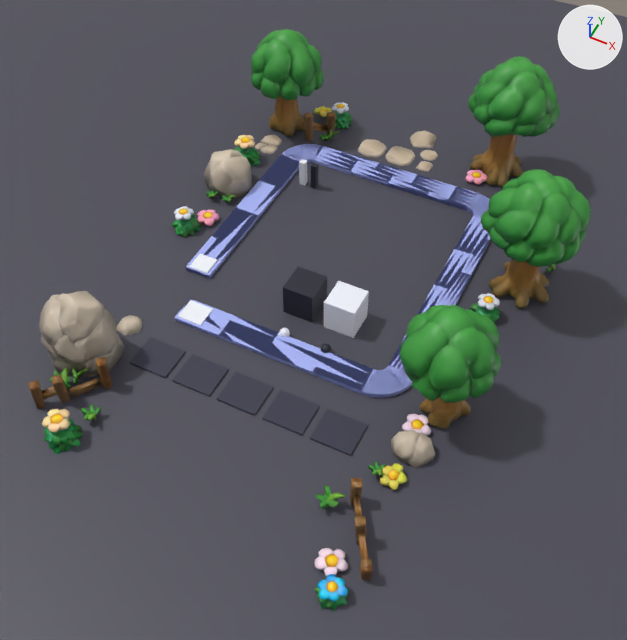
Before and after pictures for a commit that changed the glTF model assets/primitive_scene.glb.
Before and after are seen from a 50 mm camera at (12.3, -23.7, 28.9) aimed at (1.0, -1.1, 0.6). Lighting does not change. The marker at upper right points along +X, +Y and +Z. The first picture is the older version. Where no turn or scale is listed for an object, it has been applied to the vertices.

In view in the first picture: 'Clump_00', 'Clump_01.002', 'Flower_01.001', 'Ground_Plane', 'Pig_Dark_Pig_0_0_Body', 'Pig_Light_Pig_0_0_Body', 'Rail_Main_Instance_0000', 'Rock_00', 'Rock_02', 'Slot_3', 'Slot_4', 'Tree_00', 'Tree_00.001', 'Tree_01', 'Tree_01.001' and 38 more.
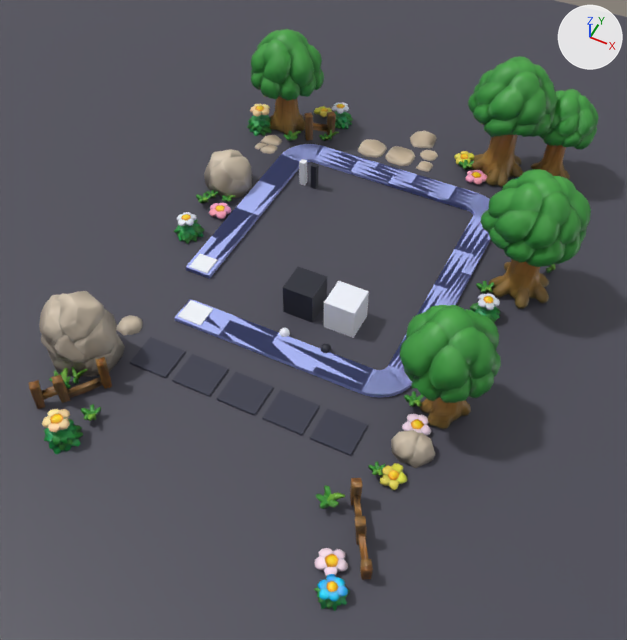
Location of each change, (x1, y1, x2, y2) in pixels of the pictures (627 x 640 px):
'Tree_01.003', added (green)
    after: (531, 89, 598, 180)
'Clump_00', moved, turned
    before: (233, 135, 261, 167)
    after: (247, 104, 272, 136)
'Clump_01.002', moved
    before: (171, 206, 202, 238)
    after: (173, 212, 205, 244)
'Flower_01.001', moved
    before: (197, 209, 219, 226)
    after: (209, 203, 231, 219)
'Grass_02.009', added
    after: (404, 391, 424, 407)
'Flower_02.002', added
    after: (454, 151, 474, 164)
'Grass_02.010', added
    after: (476, 280, 494, 293)
'Grass_02.011', added
    after: (283, 131, 301, 141)
'Grass_02.008', added
    after: (196, 192, 212, 204)
'Grass_02.007', added
    after: (459, 160, 474, 170)

The change in detail:
Object 'Clump_00' (ob_clump_00) moves from (-7.629, 8.105, 0.0) to (-8.325, 10.95, 0.0).
Object 'Clump_00' (ob_clump_00) turns from (0, 0, 0) to (0, 0, -85) degrees about x, y and z.
Object 'Clump_01.002' (ob_clump_01_002) moves from (-7.639, 2.067, 0.0) to (-7.296, 1.765, 0.0).
Object 'Flower_01.001' (ob_flower_01_001) moves from (-6.949, 3.052, 0.0) to (-6.672, 3.762, 0.0).
Object 'Tree_01.003' (ob_tree_01_003) is new; it shows me_mesh_3.
Its parent is ob_sceneroot.
Its location is (7.169, 13.99, 0.0).
Its rotation in degrees is (0, 0, 65).
Its scale is (0.759, 0.759, 0.759).
Object 'Grass_02.011' (ob_grass_02_011) is new; it shows me_mesh_18.
Its parent is ob_sceneroot.
Its location is (-6.252, 10.56, 0.0).
Its rotation in degrees is (0, 0, 19).
Its scale is (1.26, 1.26, 1.26).
Object 'Grass_02.010' (ob_grass_02_010) is new; it shows me_mesh_18.
Its parent is ob_sceneroot.
Its location is (6.946, 4.451, 0.0).
Its rotation in degrees is (0, 0, -61).
Its scale is (1.26, 1.26, 1.26).
Object 'Grass_02.009' (ob_grass_02_009) is new; it shows me_mesh_18.
Its parent is ob_sceneroot.
Its location is (6.44, -2.884, 0.0).
Its rotation in degrees is (0, 0, -61).
Its scale is (1.26, 1.26, 1.26).
Object 'Grass_02.008' (ob_grass_02_008) is new; it shows me_mesh_18.
Its parent is ob_sceneroot.
Its location is (-7.763, 4.048, 0.0).
Its rotation in degrees is (0, 0, -61).
Its scale is (1.26, 1.26, 1.26).
Object 'Grass_02.007' (ob_grass_02_007) is new; it shows me_mesh_18.
Its parent is ob_sceneroot.
Its location is (3.13, 12.48, 0.0).
Its rotation in degrees is (0, 0, -61).
Its scale is (1.26, 1.26, 1.26).
Object 'Flower_02.002' (ob_flower_02_002) is new; it shows me_mesh_1.
Its parent is ob_sceneroot.
Its location is (2.8, 13.1, 0.0).
Its rotation in degrees is (0, 0, 176).
